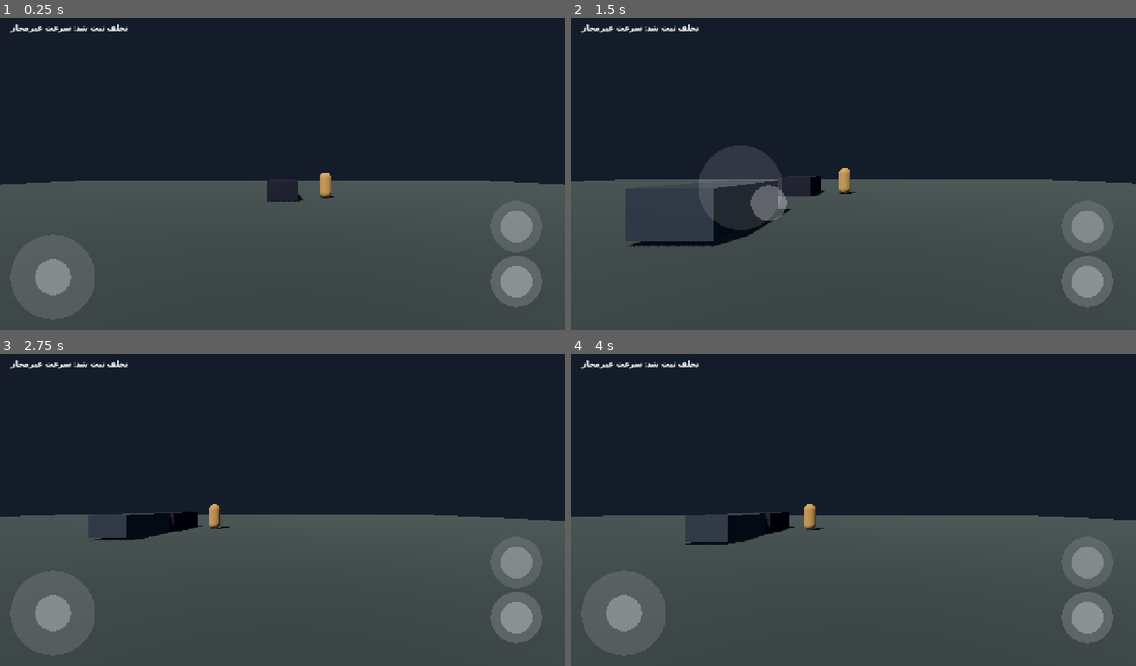
Above: before the commit, frames 1-4 (two rows, left to right).
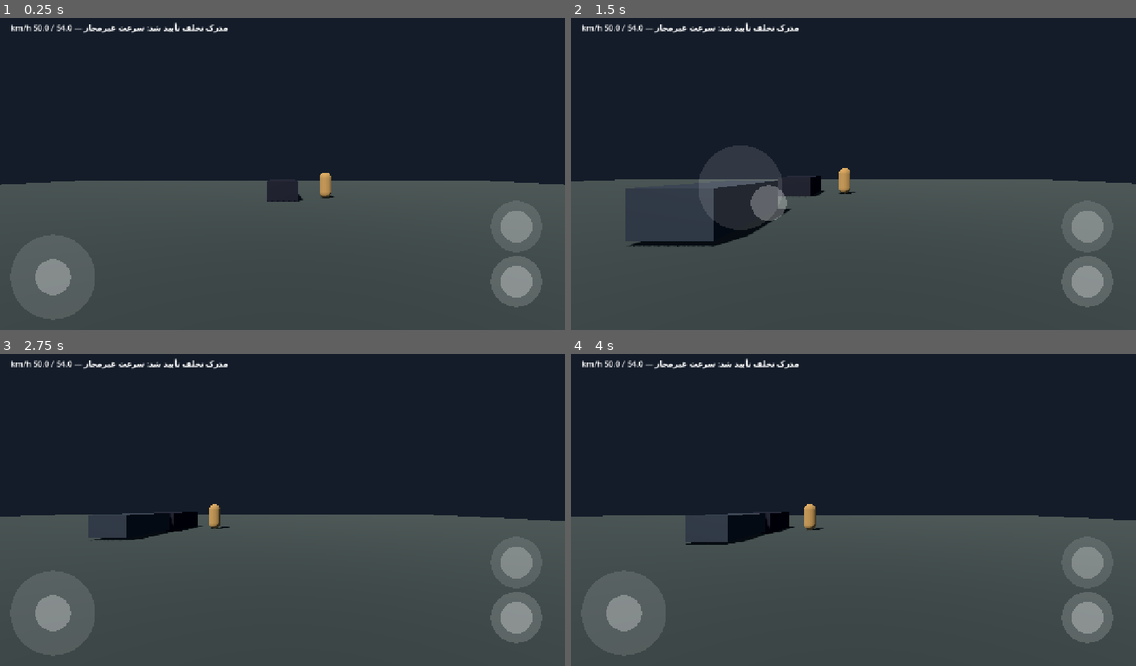
Above: after the commit, the same moments.

Repository: thedeverfankhajo-bot/PoliceSimulator3D
Game: Godot game, scene res://scenes/main/main.tscn
The game is run twice, just before and just after one commit, with the same random seed, the same clock (stepped at 60 frames per second) and the same inputs.
Inputs (mouse positions are in pixels of both pictures, inside the frame that each line leads up to):
- Up to frame 1 (0.25 s): no input
- Up to frame 2 (1.5 s): tap Enter at 0.5 s; move the mouse to (977, 155) at 0.52 s; hold D (move_right) 0.53-1.25 s; tap E (interact) at 0.6 s; click (977, 155) at 0.67 s; drag from (740, 186) to (825, 236) at 1.27 s
- Up to frame 3 (2.75 s): move the mouse to (339, 438) at 2.02 s; hold D (move_right) from 2.03 s (still down); tap E (interact) at 2.1 s
- Up to frame 4 (4 s): release D (move_right) at 2.75 s; drag from (825, 572) to (684, 460) at 2.77 s; move the mouse to (1023, 553) at 3.52 s; hold A (move_left) from 3.53 s (still down); tap E (interact) at 3.6 s

The runs differ from the first frame. In frame 1, 0.5% of the frame differs, in the area x 1-41%, y 1-5%; in frame 2, 0.5%; in frame 3, 0.5%; in frame 4, 0.5%.

Commit message:
Improve main.gd validation and gameplay integration

Diff:
--- a/scripts/core/main.gd
+++ b/scripts/core/main.gd
@@ -44,6 +44,7 @@
 		push_error("Traffic stop scenario failed to configure.")
 		scenario.queue_free()
 		return
+	scenario.violation_evidence_confirmed.connect(_on_violation_evidence_confirmed)
 	if not scenario.start(mission_manager):
 		push_error("Traffic stop scenario failed to start.")
 		return
@@ -62,3 +63,12 @@
 
 func _on_traffic_violation(_vehicle, violation: String) -> void:
 	hud.set_status("تخلف ثبت شد: %s" % violation)
+
+func _on_violation_evidence_confirmed(evidence: Dictionary) -> void:
+	var observed := float(evidence.get("observed_speed_kmh", 0.0))
+	var limit := float(evidence.get("speed_limit_kmh", 0.0))
+	hud.set_status("مدرک تخلف تأیید شد: %s — %.1f / %.1f km/h" % [
+		String(evidence.get("title", "تخلف")),
+		observed,
+		limit
+	])
